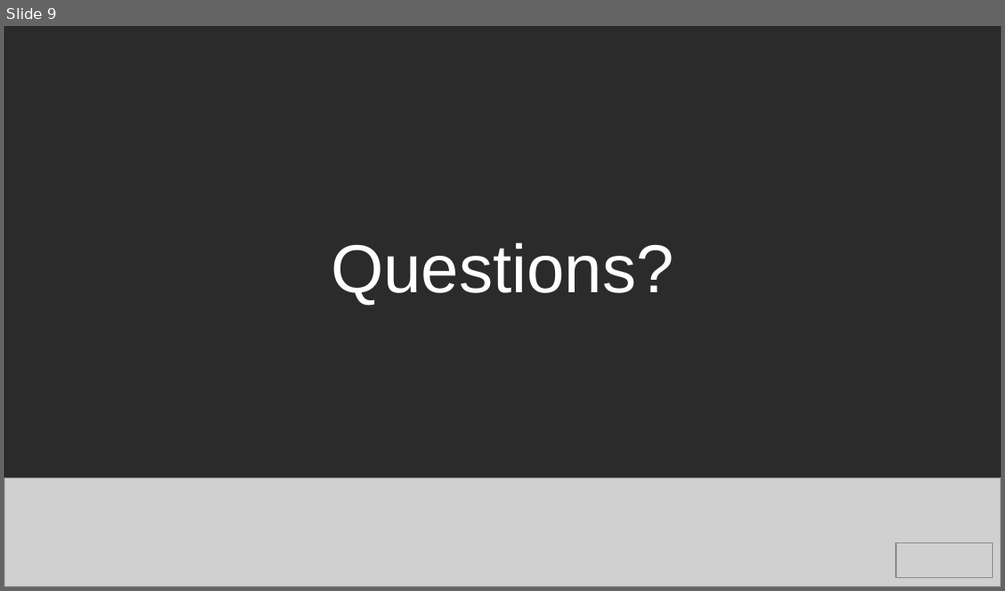
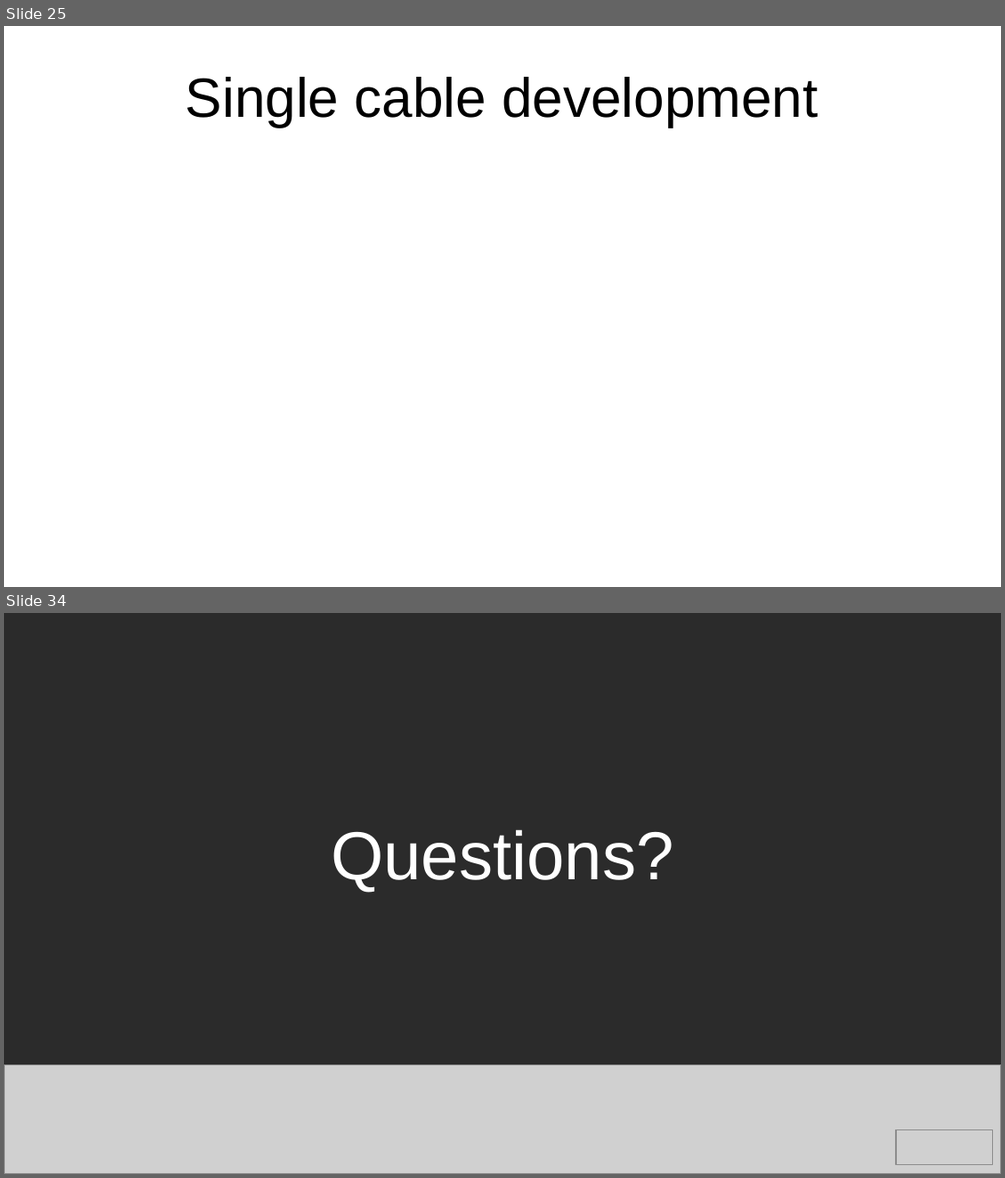
Before and after one commit to e-ale/Slides, a slide deck: pocketbeagle.odp. Shown one above the other, each under a label of ours: slide 9 before the commit, slides 25 and 34 after it; the slides between them are not shown. The pictures are 1005x591 and 1005x1178 pixels, drawn with LibreOffice and Linux fonts; fonts in the diff are those of the drawing; grey boxes stand for pictures; background and template pictures are left out; a plain dark background stands for a picture behind light text. Boxes give left, top, right and bottom in pixels: in the first picture for what was removed or moved away, otherwise in the second. Text is boxed around its words. In the diff, an @@ line names an element or a change of style, - is before the commit and + after.

```diff
--- a/pocketbeagle.odp
+++ b/pocketbeagle.odp
@@ slide 25 added at <box>4,26,1001,587</box>, background #FFFFFF @@
@@ title added at <box>186,77,817,127</box>, 44 pt, text #000000 @@
+Single cable development
@@ what was slide 9 is now slide 34 @@
```
Also in this commit, not shown: 7 slides changed, 24 other slides added.
